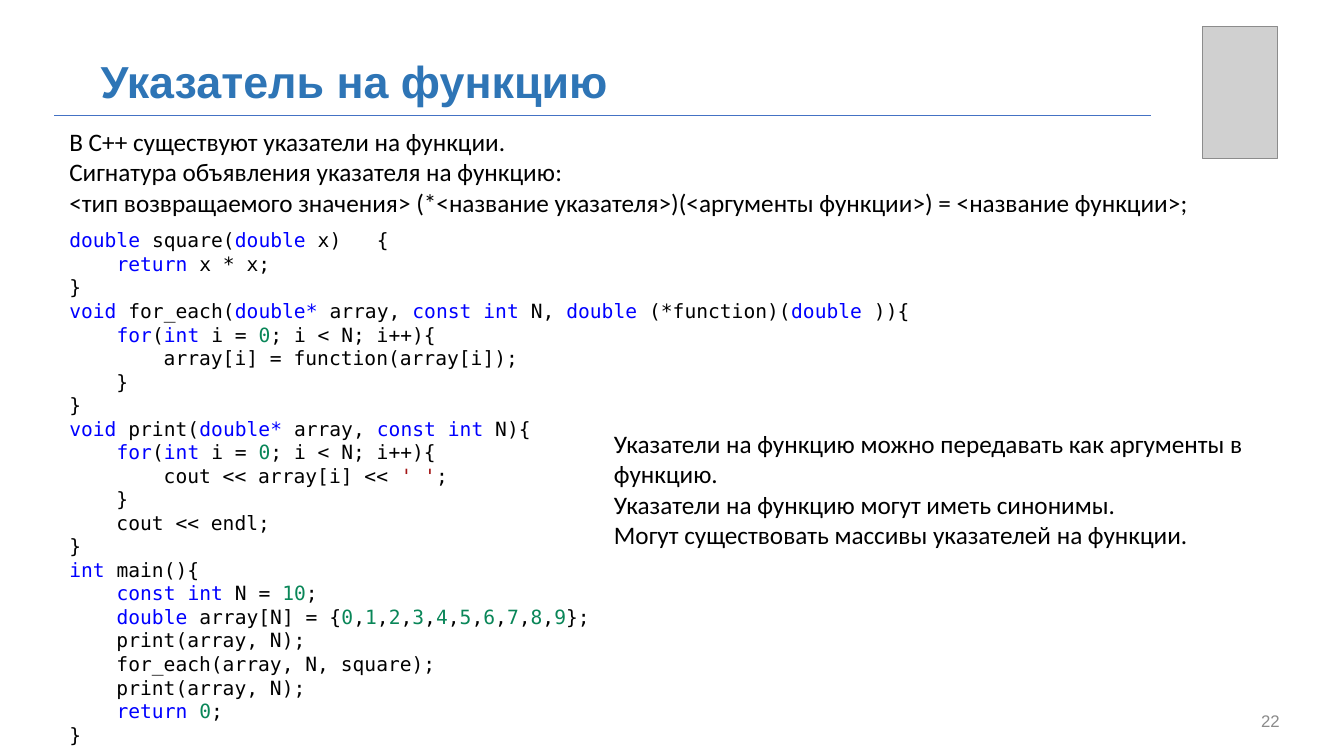
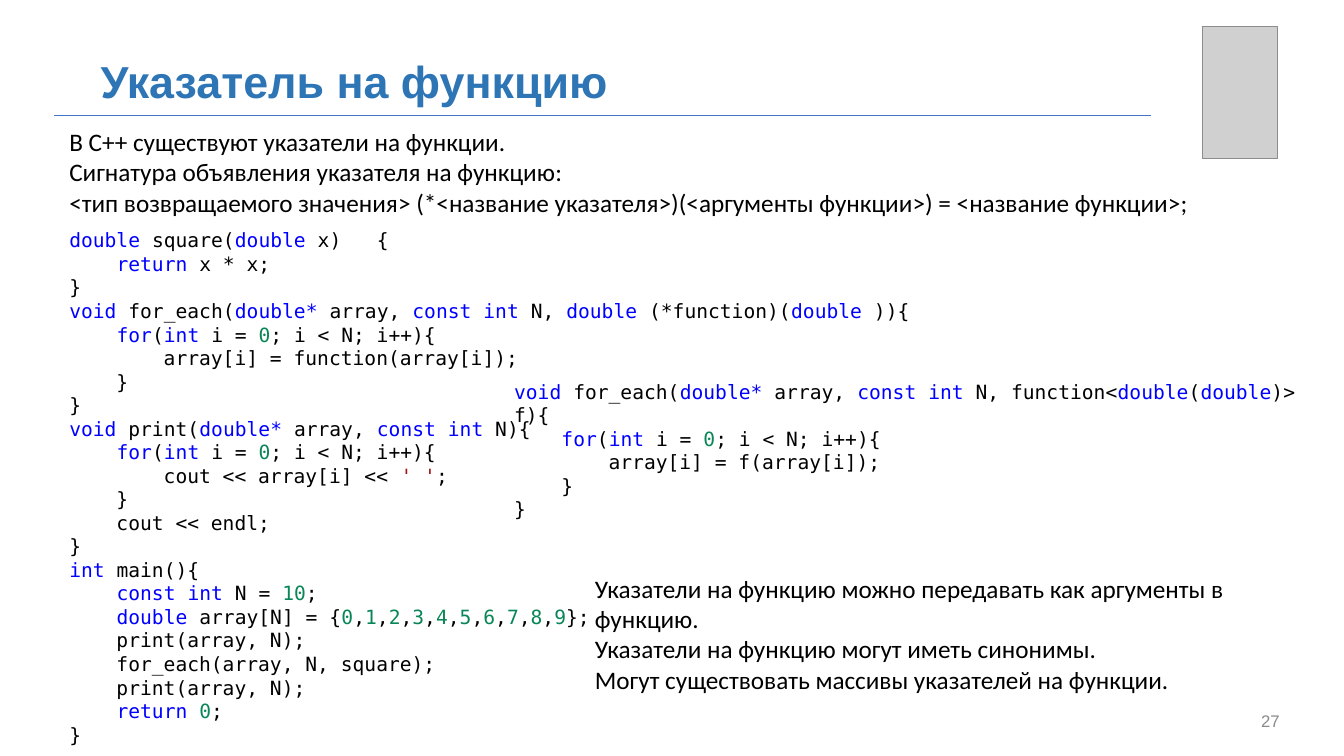
Before and after one commit to MUCTR-IKT-CPP/cpp_course, a slide deck: slide 27 of Лекции/2025/3/Пользовательские типы, структры, объединения.pptx (slide 22 before the commit). Drawn at 1344x756 pixels with LibreOffice and Linux fonts; fonts in the diff are those of the drawing; grey boxes stand for pictures; background and template pictures are left out. Boxes give left, top, right and bottom in pixels: in the first picture for what was removed or moved away, otherwise in the second. Text is boxed around its words. In the diff, an @@ line names an element or a change of style, - is before the commit and + after.

```diff
--- a/Лекции/2025/3/Пользовательские типы, структры, объединения.pptx
+++ b/Лекции/2025/3/Пользовательские типы, структры, объединения.pptx
@@ text added at (x1=514, y1=384, x2=1295, y2=473), 14 pt, text #000000 @@
+void for_each(double* array, const int N, function<double(double)> f){
+for(int i = 0; i < N; i++){
+array[i] = f(array[i]);
+}
+}
@@ text "Указатели на функцию можно передавать ..." moved from (x1=614, y1=436, x2=1242, y2=548) to (x1=595, y1=581, x2=1223, y2=693) @@
@@ page number at (x1=1261, y1=715, x2=1280, y2=727): text changed @@
-22
+27
```
Also in this commit, not shown: 7 other slides changed, 6 slides added, 1 slide removed, 1 other file.
